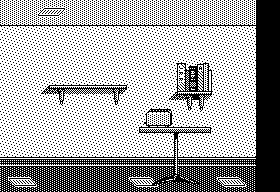
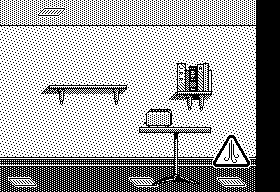
Layer changes from the first 280×192 image to the second:
added layer "warning 1" above "warning" over [212, 134, 251, 168]
